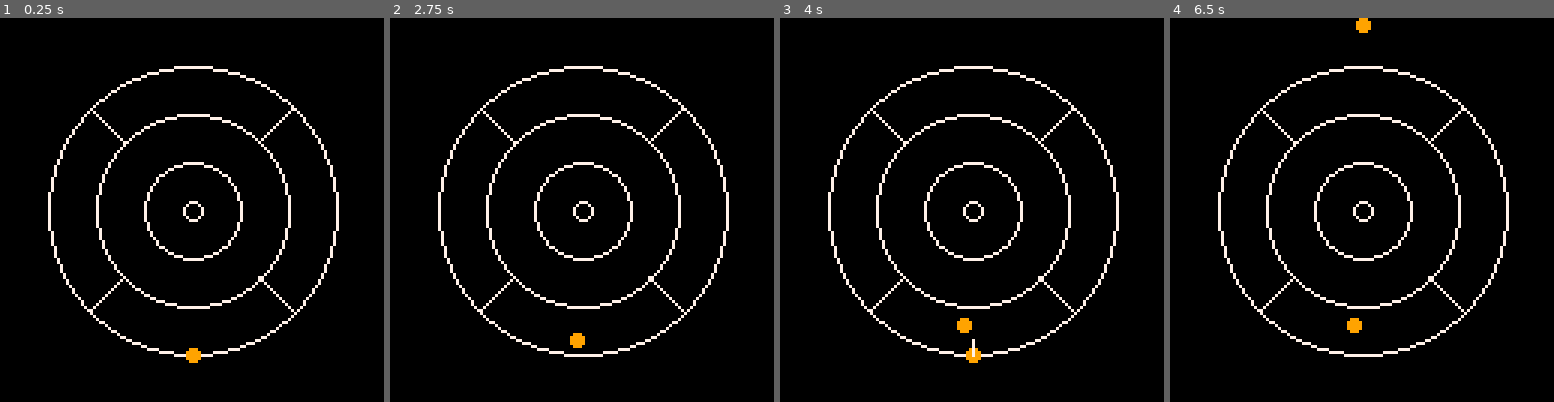
Above: before the commit, frames 1-4 (left to right).
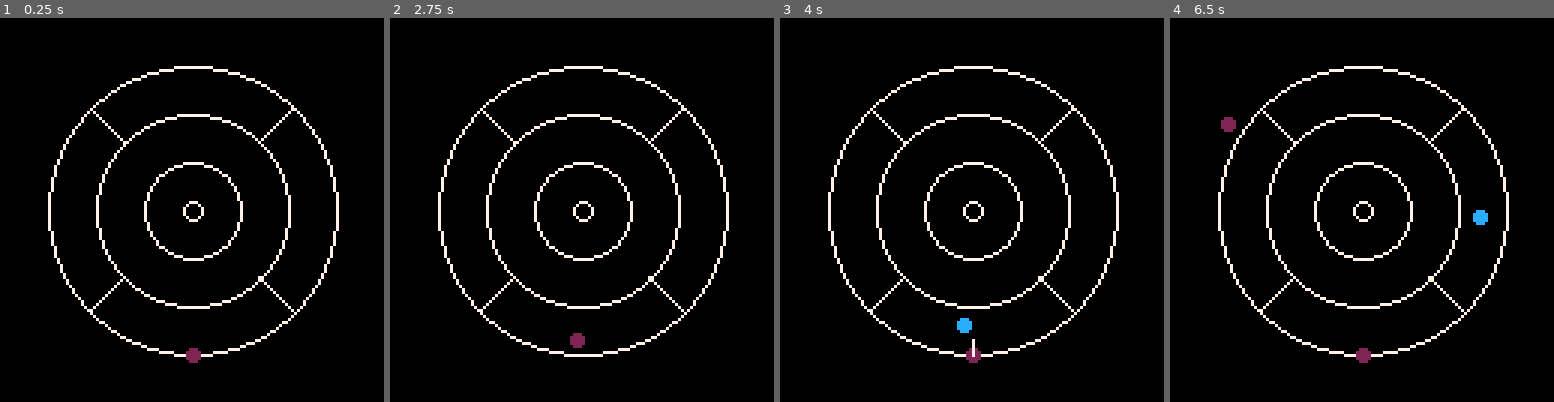
Above: after the commit, the same moments.

Repository: ryanzbone/pico8-crokinole
Game: PICO-8 cartridge crok.p8
Two runs of this game, one before a commit and one after it. Both use one fixed random seed, a clock stepped at 60 frames per second and the inputs below.
Inputs:
- Up to frame 1 (0.25 s): no input
- Up to frame 2 (2.75 s): tap X (X key) at 1.07, 2.07, 2.4, 2.73 s; hold Left 1.97-2.37 s
- Up to frame 3 (4 s): hold Right 2.87-3.53 s; tap X (X key) at 3.07, 3.4, 3.73 s
- Up to frame 4 (6.5 s): tap X (X key) every 0.33 s from 4.07 to 6.4 s; hold Right 4.13-4.53 s; hold Left 5.13-5.8 s; hold Left from 6.23 s (still down)

The runs differ from the first frame. In frame 1, 0.1% of the frame differs, in the area x 48-53%, y 85-90%; in frame 2, 0.1%; in frame 3, 0.2%; in frame 4, 0.6%, in the area x 13-83%, y 0-90%.

Commit message:
working collision

Diff:
--- a/gameloop.lua
+++ b/gameloop.lua
@@ -1,6 +1,4 @@
 -- Pico-8 game template
-
-
 
 function _init()
     -- Initialize game state
@@ -30,6 +28,10 @@
         positionAngle=0.75, -- Position on the outer board circle in turns
         slowingFactor = 0.95,  -- Rate at which the disc slows down
         state = "selectPosition",  -- Initial state
+        color = 2,  -- Initial color (red)
+        vx = 0,  -- x velocity
+        vy = 0,  -- y velocity
+        mass = 1,  -- mass of the disc (all discs have the same mass for simplicity)
     }
     add(discs, disc)
 end
@@ -47,7 +49,7 @@
 end
 
 function drawSingleDisc(disc)
-    circfill(disc.x, disc.y, disc.radius, 9)  -- Color 9 is yellow
+    circfill(disc.x, disc.y, disc.radius, disc.color)  -- Color 9 is yellow
     if disc.state == "selectAngle" then
         local lineLength = 5
         for i = 0, lineLength, 0.5 do
@@ -72,18 +74,6 @@
 function drawBoard(board)
     local scalingFactor = board.scalingFactor
 
-    -- Draw the outer filled circle in red
-    --circfill(board.originX, board.originY, board.outerCircleRadius * scalingFactor, 8)  -- Color 8 is red
-
-    -- Draw the middle filled circle in blue
-    --circfill(board.originX, board.originY, board.middleCircleRadius * scalingFactor, 12)  -- Color 12 is blue
-
-    -- Draw the board filled circle in green
-    --circfill(board.originX, board.originY, board.innerCircleRadius * scalingFactor, 11)  -- Color 11 is green
-
-    -- Draw the inner filled circle (center hole) in black
-    --circfill(board.originX, board.originY, board.centerHoleRadius * scalingFactor, 0)  -- Color 0 is black
-
     -- Draw the outer circle
     circ(board.originX, board.originY, board.outerCircleRadius * scalingFactor, 7)
 
@@ -165,10 +155,11 @@
     -- Shoot the disc and move to the moving state
     if btnp(5) then  -- 'x' key
         disc.state = "moving"
-        disc.speed = disc.speed * disc.powerMultiplier
-    end
-end
-
+        local speed = disc.speed * disc.powerMultiplier
+        disc.vx = speed * cos(disc.angle)
+        disc.vy = -speed * sin(disc.angle)
+    end
+end
 -- Function to shoot the disc and transition between states
 function shootDisc(disc)
     if disc.state == "selectPosition" then
@@ -185,18 +176,98 @@
 end
 
 function moveDisc(disc)
-    -- Update disc position and speed
-    disc.x = disc.x + disc.speed * cos(disc.angle)
-    disc.y = disc.y - disc.speed * sin(disc.angle)
-    disc.speed = disc.speed * disc.slowingFactor
+    -- Update position based on velocity
+    local newX = disc.x + disc.vx
+    local newY = disc.y + disc.vy
+
+    local collision = false
+    for i, otherDisc in pairs(discs) do
+        if otherDisc ~= disc and otherDisc.state ~= "selectPosition" then
+            if checkCollision({x=newX, y=newY, radius=disc.radius}, otherDisc) then
+                collision = true
+                resolveCollision(disc, otherDisc)
+                -- Set the other disc to "moving" state if it was stopped
+                if otherDisc.state == "stopped" then
+                    otherDisc.state = "moving"
+                    otherDisc.color = 2  -- Change color back to red (or whatever color you use for moving discs)
+                end
+            end
+        end
+    end
+
+    -- Update position
+    disc.x = newX
+    disc.y = newY
+
+    -- Apply friction
+    local friction = 0.95
+    disc.vx = disc.vx * friction
+    disc.vy = disc.vy * friction
 
     -- Check if the disc has come to a stop
-    if disc.speed < 0.1 then
+    if abs(disc.vx) < 0.1 and abs(disc.vy) < 0.1 then
         disc.state = "stopped"
-        disc.speed = 0
-    end
-
-end
+        disc.vx = 0
+        disc.vy = 0
+        disc.color = 12  -- Change color to blue
+    end
+end
+function resolveCollision(disc1, disc2)
+    local dx = disc2.x - disc1.x
+    local dy = disc2.y - disc1.y
+    local distance = sqrt(dx*dx + dy*dy)
+
+    -- Normal vector
+    local nx = dx / distance
+    local ny = dy / distance
+
+    -- Relative velocity
+    local rvx = disc2.vx - disc1.vx
+    local rvy = disc2.vy - disc1.vy
+
+    -- Velocity along the normal
+    local velAlongNormal = rvx * nx + rvy * ny
+
+    -- Do not resolve if velocities are separating
+    if velAlongNormal > 0 then return end
+
+    -- Coefficient of restitution (1 for perfectly elastic collisions)
+    local e = 0.8
+
+    -- Calculate impulse scalar
+    local j = -(1 + e) * velAlongNormal
+    j = j / (1/disc1.mass + 1/disc2.mass)
+
+    -- Apply impulse
+    disc1.vx = disc1.vx - (j * nx) / disc1.mass
+    disc1.vy = disc1.vy - (j * ny) / disc1.mass
+    disc2.vx = disc2.vx + (j * nx) / disc2.mass
+    disc2.vy = disc2.vy + (j * ny) / disc2.mass
+
+    -- Move discs apart to prevent sticking
+    local percent = 0.2 -- usually 20% to 80% of the overlap
+    local slop = 0.01 -- usually 0.01 to 0.1
+    local penetration = 2 * disc1.radius - distance
+    if penetration > slop then
+        local correction = (penetration / (disc1.mass + disc2.mass)) * percent
+        disc1.x = disc1.x - correction * nx * disc1.mass
+        disc1.y = disc1.y - correction * ny * disc1.mass
+        disc2.x = disc2.x + correction * nx * disc2.mass
+        disc2.y = disc2.y + correction * ny * disc2.mass
+    end
+end
+
+
+-- Function to check if two discs are colliding
+function checkCollision(disc1, disc2)
+    local distance = sqrt((disc1.x - disc2.x)^2 + (disc1.y - disc2.y)^2)
+    if distance < disc1.radius + disc2.radius then
+        return true
+    else
+        return false
+    end
+end
+
 -- Main update function
 function _update()
     updateDiscs()
